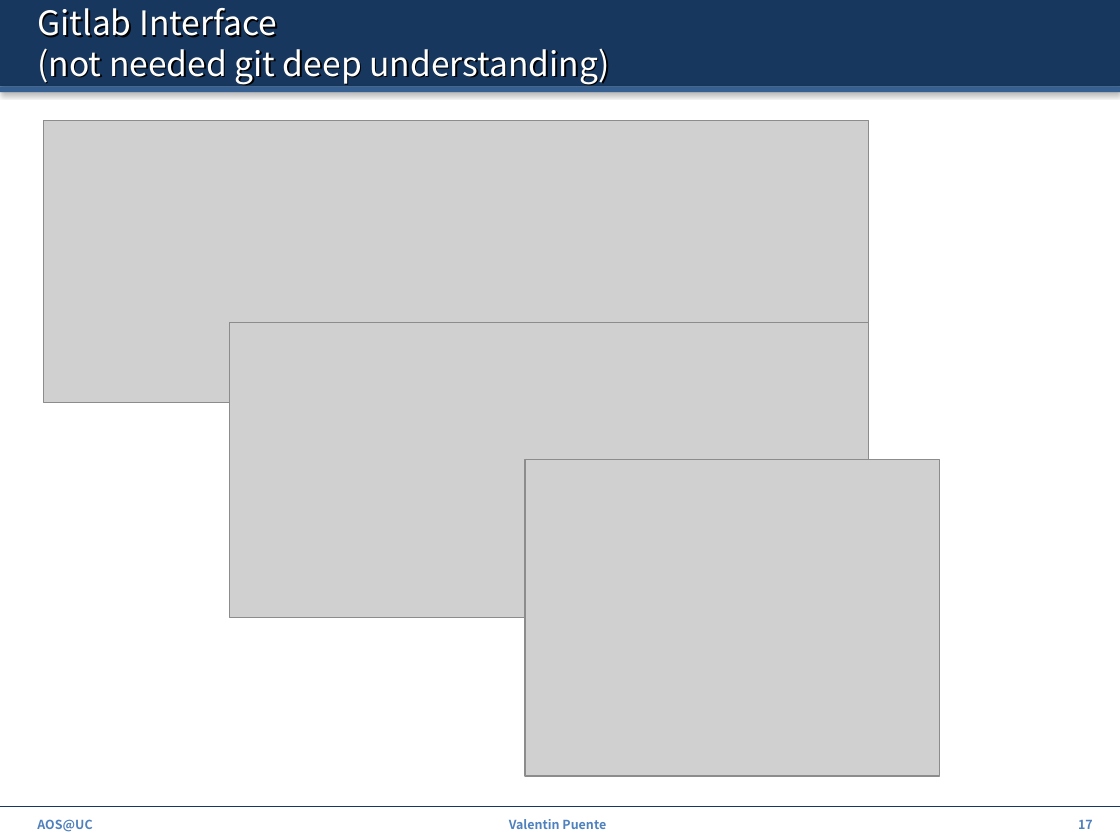
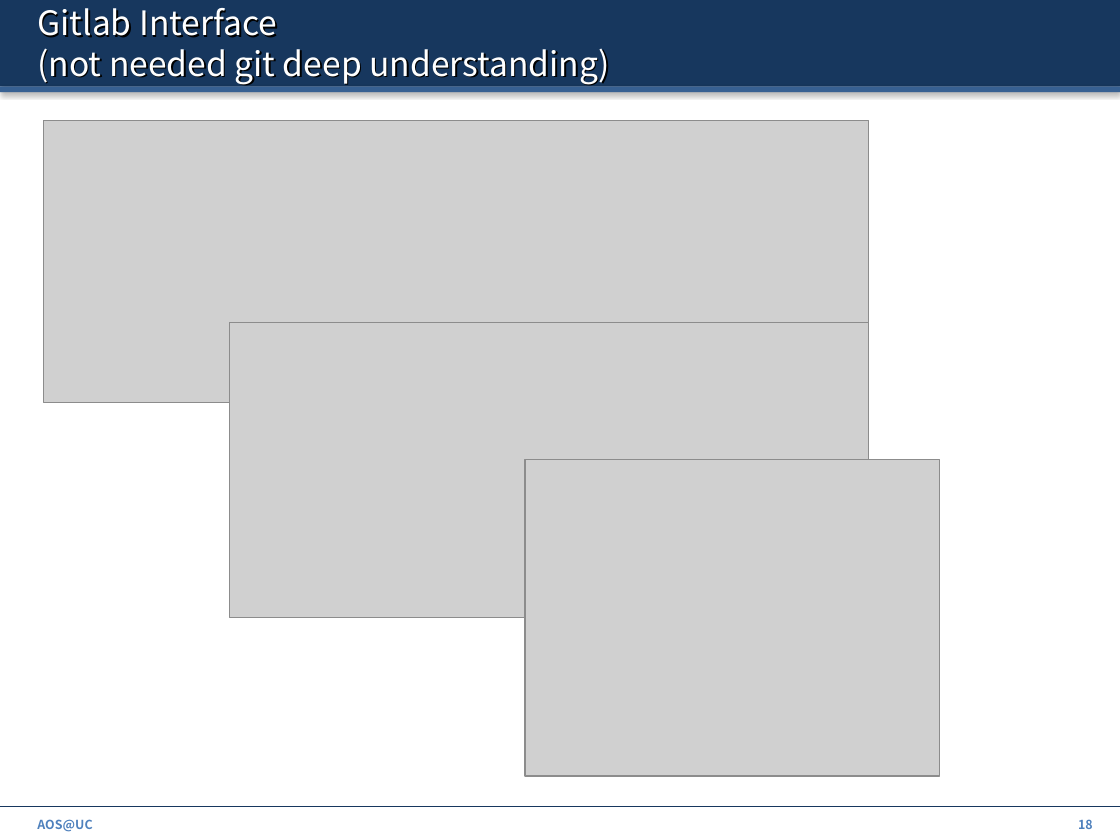
Before and after one commit to ZdravkoDimitrovArnaudov/AOS-XV6-RISCV, a slide deck: slide 18 of Info/00_Intro.pptx (slide 17 before the commit). Drawn at 1120x840 pixels with LibreOffice and Linux fonts; fonts in the diff are those of the drawing; grey boxes stand for pictures. Boxes give left, top, right and bottom in pixels: in the first picture for what was removed or moved away, otherwise in the second. Text is boxed around its words. In the diff, an @@ line names an element or a change of style, - is before the commit and + after.

```diff
--- a/Info/00_Intro.pptx
+++ b/Info/00_Intro.pptx
@@ text removed at <box>509,819,606,829</box> @@
-Valentin Puente
@@ page number at <box>1078,819,1093,829</box>: text changed @@
-17
+18
```
Also in this commit, not shown: 17 other slides changed, 2 slides added.
